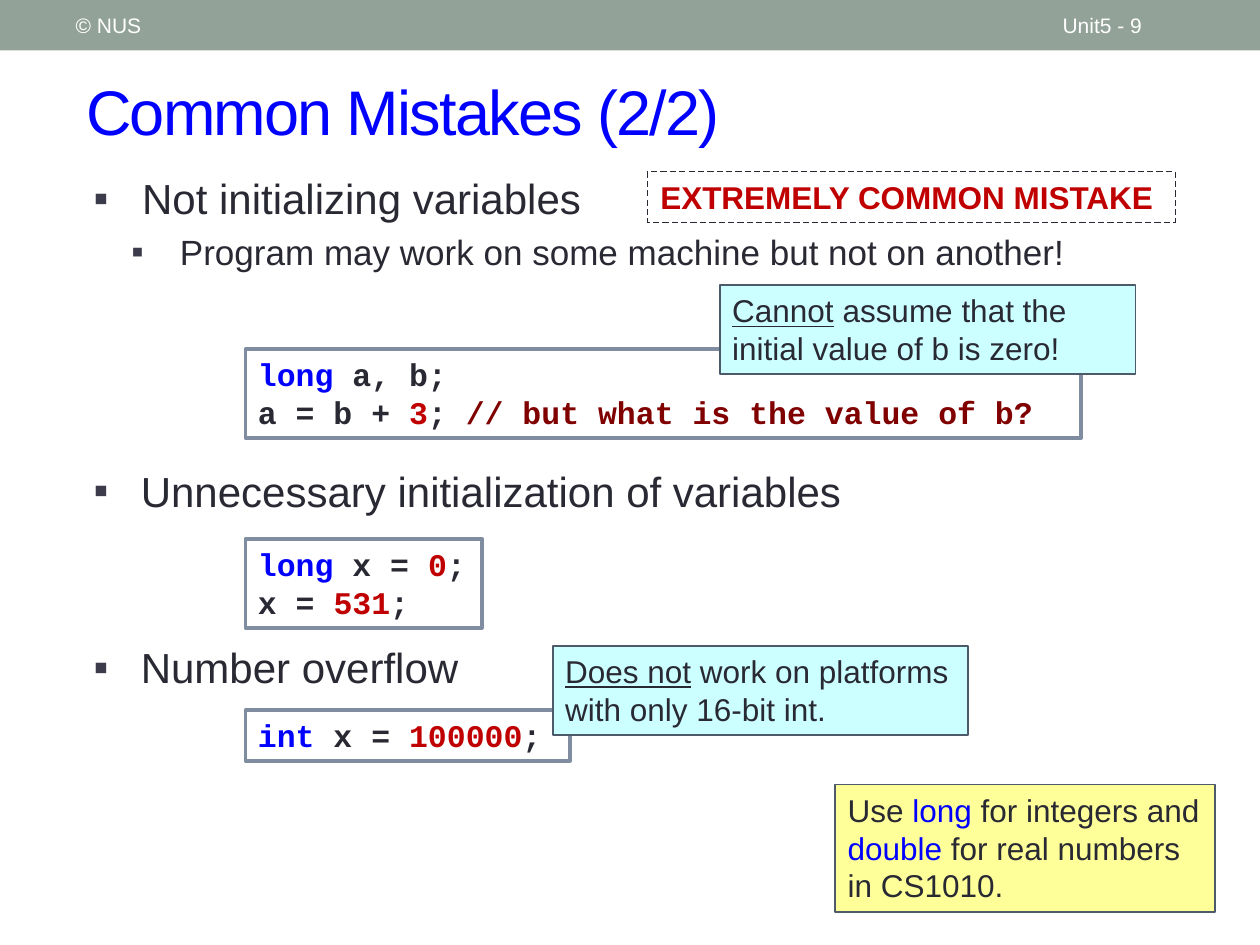
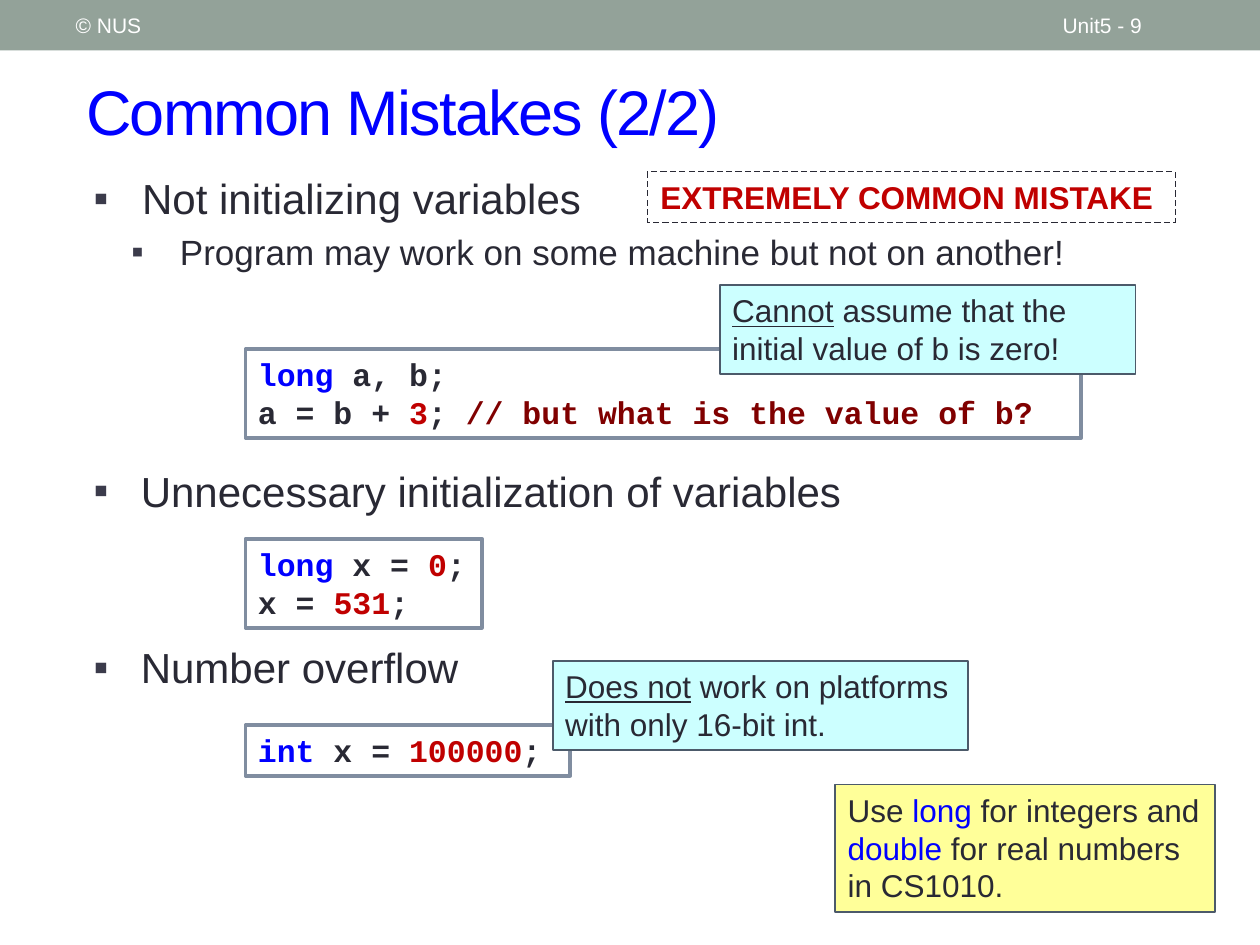
Before and after one commit to nus-cs1010-2021-s2/website, a slide deck: slide 9 of slides/Unit5_First C Program.pptx. Drawn at 1260x945 pixels with LibreOffice and Linux fonts; fonts in the diff are those of the drawing. Boxes give left, top, right and bottom in pixels: in the first picture for what was removed or moved away, otherwise in the second. Text is boxed around its words. In the diff, an @@ line names an element or a change of style, - is before the commit and + after.

```diff
--- a/slides/Unit5_First C Program.pptx
+++ b/slides/Unit5_First C Program.pptx
@@ rectangle "Does not work on platforms ...": place and size @@
-rectangle "Does not work on platforms ..." at box(553, 646, 969, 736)
+rectangle "Does not work on platforms ..." at box(553, 662, 969, 751)
@@ rectangle "int x = 100000;": place and size @@
-rectangle "int x = 100000;" at box(246, 709, 571, 760)
+rectangle "int x = 100000;" at box(246, 724, 571, 775)
```
Also in this commit, not shown: 6 other slides changed, 4 other files.
